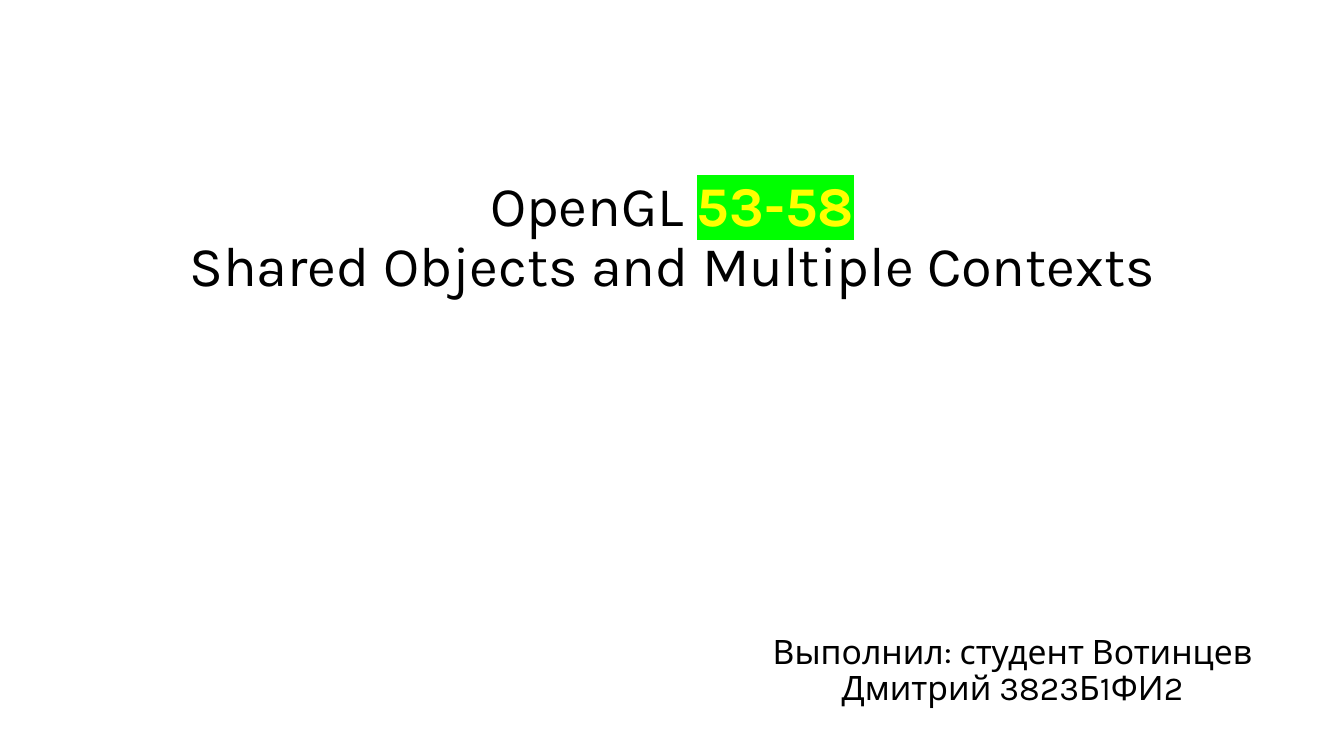
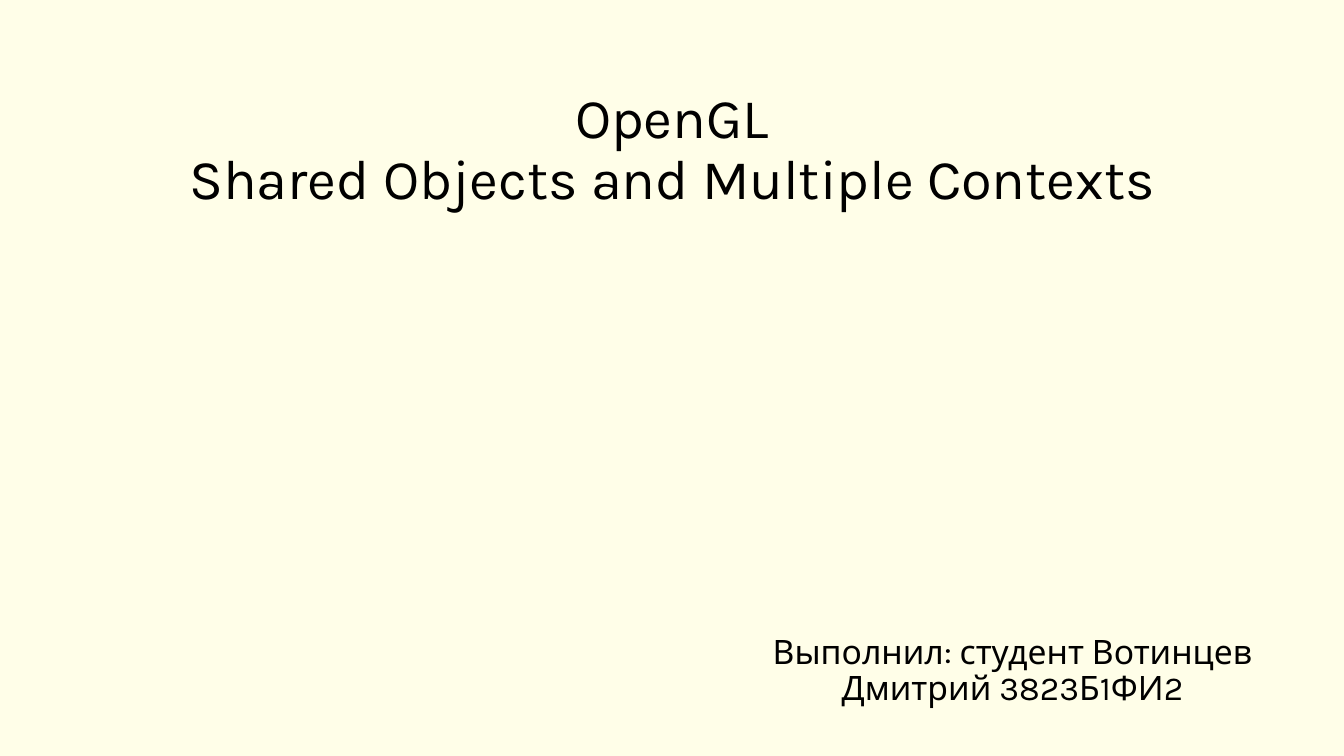
Before and after one commit to DimaVotincev/Graphic, a slide deck: slide 1 of OpenGl.pptx. Drawn at 1344x756 pixels with LibreOffice and Linux fonts; fonts in the diff are those of the drawing. Boxes give left, top, right and bottom in pixels: in the first picture for what was removed or moved away, otherwise in the second. Text is boxed around its words. In the diff, an @@ line names an element or a change of style, - is before the commit and + after.

```diff
--- a/OpenGl.pptx
+++ b/OpenGl.pptx
@@ background #FFFFFF to #FFFEE8 @@
@@ title at bbox=[189, 102, 1154, 213]: text changed @@
-OpenGL 53-58
-Shared Objects and Multiple Contexts
+OpenGL
+Shared Objects and Multiple Contexts
```
Also in this commit, not shown: 3 other slides changed, 2 slides added, 1 slide removed.
